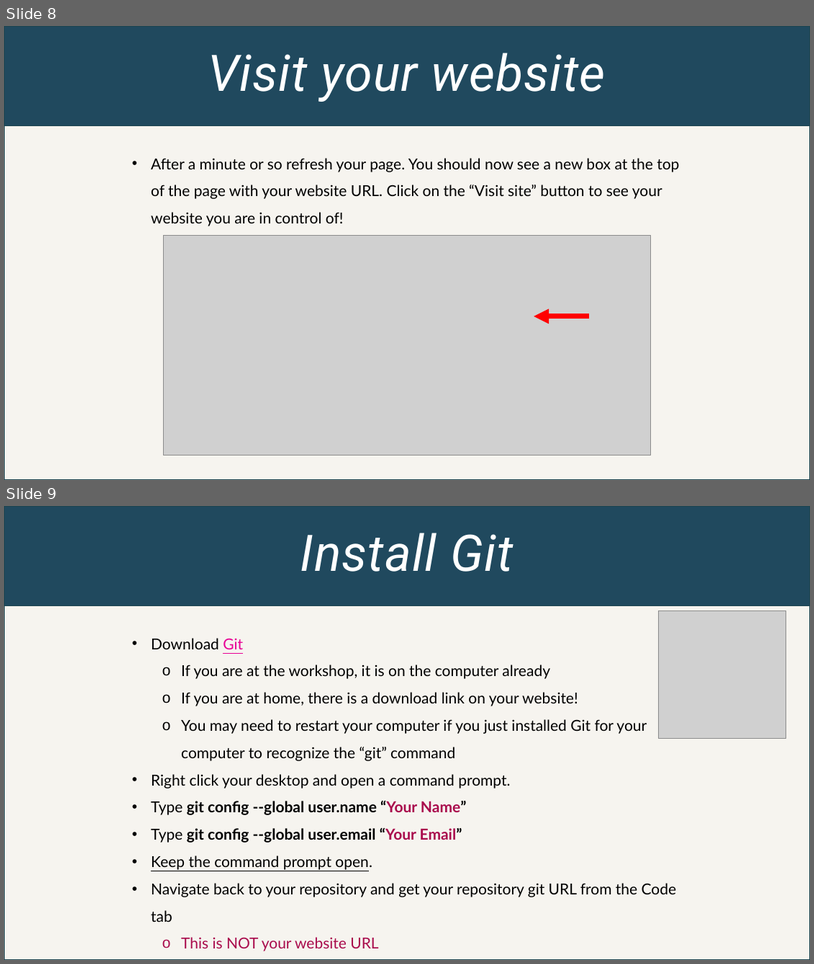
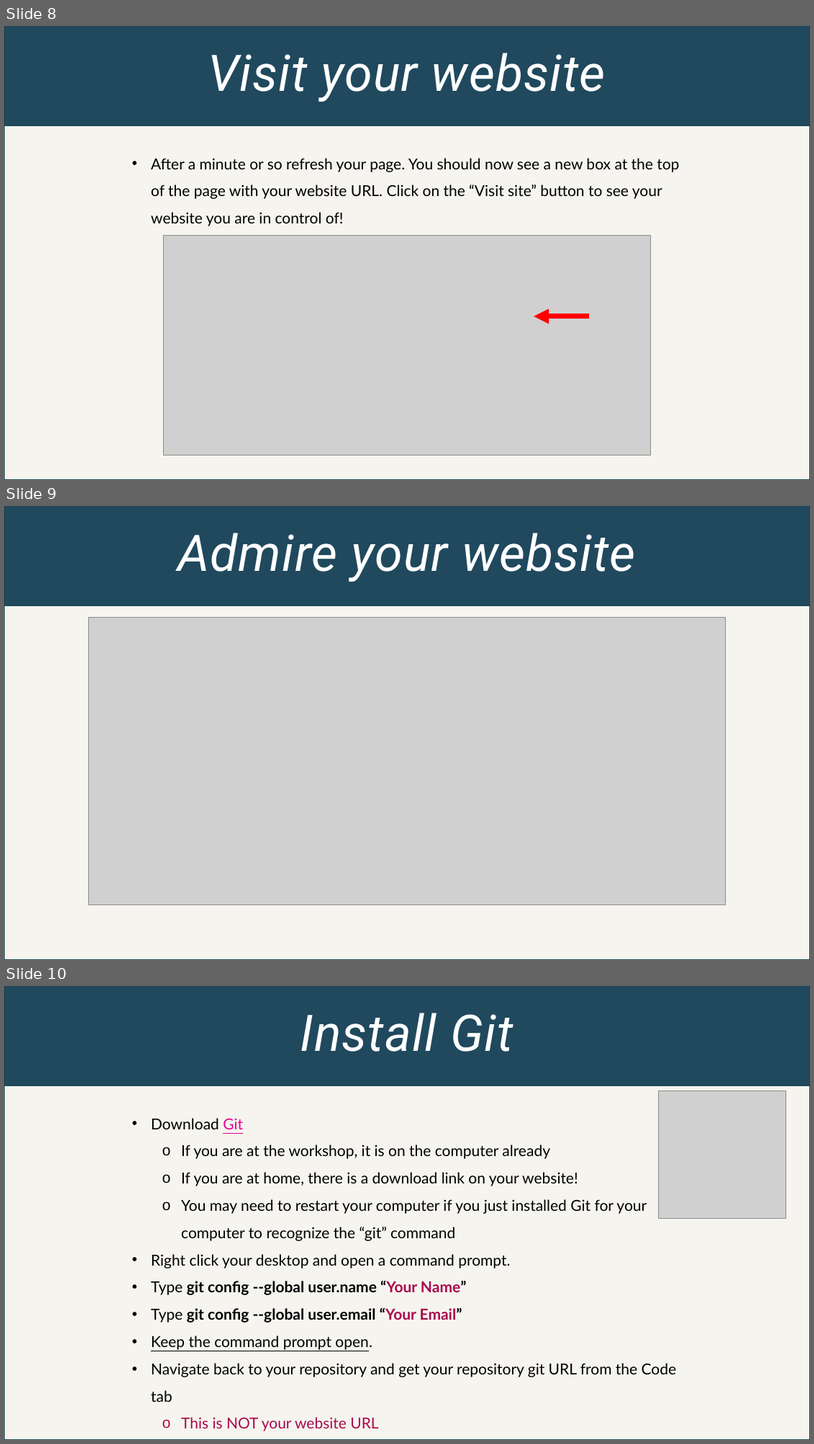
Before and after one commit to S-Gsell/PagesWorkshopPowerPoint, a slide deck: Boosting Your Resume with GitHub.pptx. Shown one above the other, each under a label of ours: slides 8 and 9 before the commit, slides 8, 9 and 10 after it. The pictures are 814x964 and 814x1444 pixels, drawn with LibreOffice and Linux fonts; fonts in the diff are those of the drawing; grey boxes stand for pictures. Boxes give left, top, right and bottom in pixels: in the first picture for what was removed or moved away, otherwise in the second. Text is boxed around its words. In the diff, an @@ line names an element or a change of style, - is before the commit and + after.

Commit message:
Added website screenshot

```diff
--- a/Boosting Your Resume with GitHub.pptx
+++ b/Boosting Your Resume with GitHub.pptx
@@ slide 9 added at [4,506,810,960], background #F6F4EF; not listed: 1 template element that a slide beside it also shows @@
@@ rectangle added at [4,506,810,960], fill #F6F4EF, outline #1D4550 1 pt @@
@@ rectangle added at [4,506,810,606], fill #20495E, outline #1D4550 1 pt @@
@@ text added at [178,533,636,582], 60 pt, text #FFFFFF, italic @@
+Admire your website
@@ picture added at [89,618,725,905] @@
@@ what was slide 9 is now slide 10 @@
```
